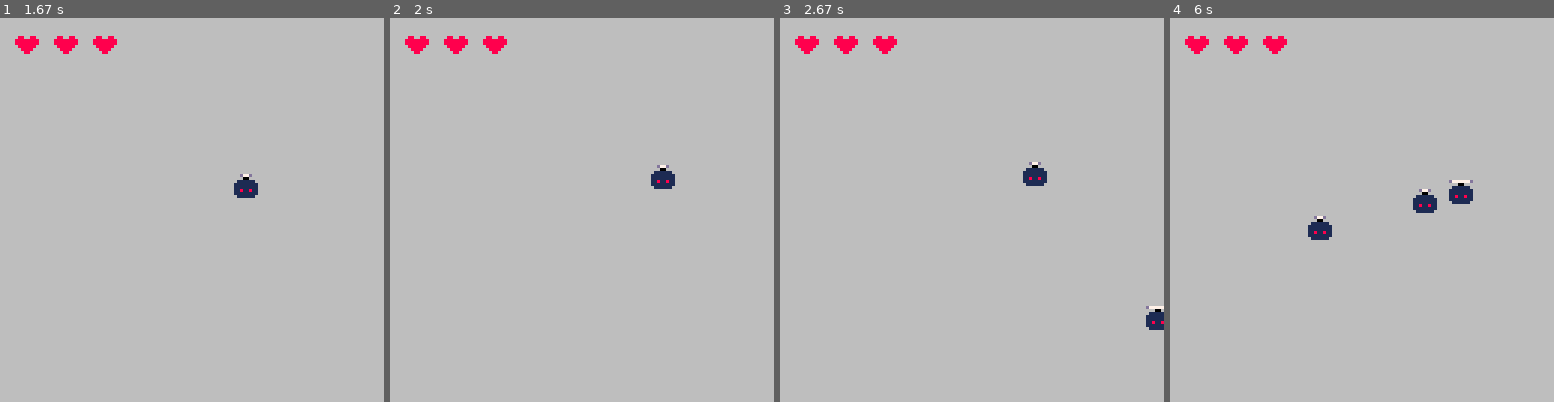
Above: before the commit, frames 1-4 (left to right).
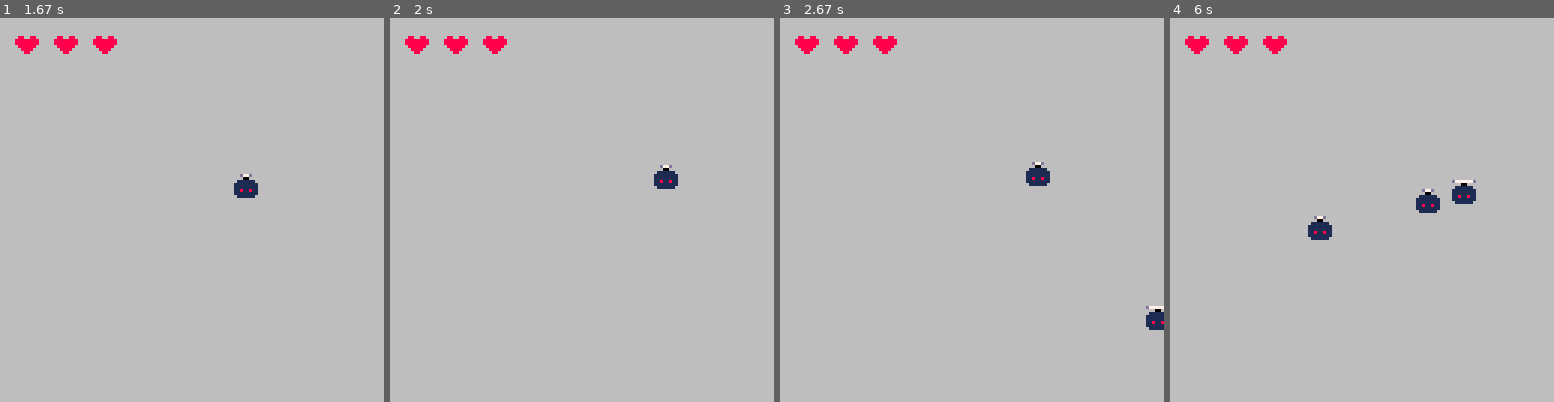
Above: after the commit, the same moments.

Repository: Hato1/Pygame-template
Game: pygame game, started from src/my_game/main.py
Two runs of this game, one before a commit and one after it. Both use one fixed random seed, a clock stepped at 60 frames per second and the inputs below.
Inputs:
- Up to frame 1 (1.67 s): tap Enter at 0.33 s; hold Right 0.67-1.13 s; hold Up 1.17-1.47 s; hold Right from 1.5 s (still down)
- Up to frame 2 (2 s): release Right at 1.97 s
- Up to frame 3 (2.67 s): hold Left 2-2.53 s; hold Down from 2.57 s (still down)
- Up to frame 4 (6 s): release Down at 2.87 s; hold Left 2.9-3.3 s; hold Up 3.33-3.7 s; hold Right 3.73-4.37 s; hold Down 4.4-4.77 s; hold Left 4.8-5.27 s; hold Right 5.3-5.77 s; hold Up from 5.8 s (still down)

Frame 1 is identical in both runs. In frame 2, 0.1% of the frame differs, in the area x 67-75%, y 38-45%; in frame 3, 0.1%; in frame 4, 0.3%, in the area x 63-80%, y 42-51%.

Commit message:
Make player friction frame-rate independent

Diff:
--- a/src/my_game/states/game.py
+++ b/src/my_game/states/game.py
@@ -23,7 +23,15 @@
 
 
 class Monster:
-    """A simple monster class for demonstration purposes."""
+    """A simple monster class for demonstration purposes.
+
+    Monsters start just outside the screen and move in a straight
+    line so that they intersect with their target.
+
+    Monster's never despawn; they just keep going indefinitely.
+    That's ok though because they have negligible resource usage.
+
+    """
 
     SPRITE = (
         Images.MONSTER_FRAME_0.load(),
@@ -61,10 +69,16 @@
 
 
 class Player:
-    """A simple player class for demonstration purposes."""
+    """A simple player class for demonstration purposes.
+
+    The directional arrows or WASD keys control the players velocity instead of position.
+    This gives the player a smoother, more 'slidey' movement experience.
+    """
 
     SPRITE = Images.MONSTER_FRAME_1.load()
     INITIAL_HEALTH_CAPACITY = 3
+    THRUST_SCALAR = 2  # How quickly the player accelerates.
+    FRICTION = 0.05  # How quickly the player slows down each second.
 
     def __init__(self, position: pg.Vector2):
         self.position: pg.Vector2 = position
@@ -76,7 +90,7 @@
     def increase_velocity(self, delta: pg.Vector2):
         if not delta:
             return
-        delta = pg.Vector2.normalize(delta) * 2
+        delta = pg.Vector2.normalize(delta) * self.THRUST_SCALAR
         self.velocity += delta
 
     def clamp_position(self, surface_rect: pg.Rect):
@@ -92,7 +106,12 @@
 
     def update(self, surface_rect: pg.Rect, dt: float):
         self.position += self.velocity * dt
-        self.velocity *= 0.95  # Friction
+        print(dt)
+        # Make friction dt-aware so deceleration is frame-rate independent.
+        # Use exponential decay so that FRICTION represents the per-second
+        # retention factor when dt is in seconds. For small dt this approximates
+        # linear scaling but remains stable for variable frame times.
+        self.velocity *= self.FRICTION**dt
         self.clamp_position(surface_rect)
         self.rect = self.SPRITE.get_rect(center=(self.position))
 
